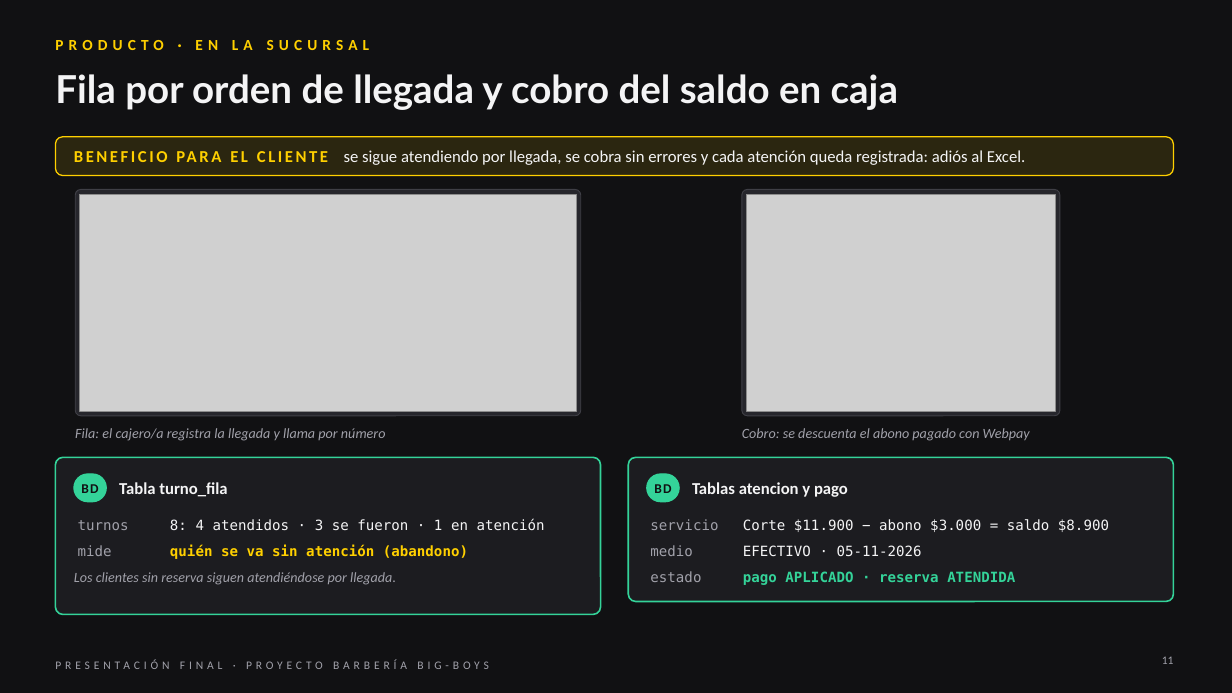
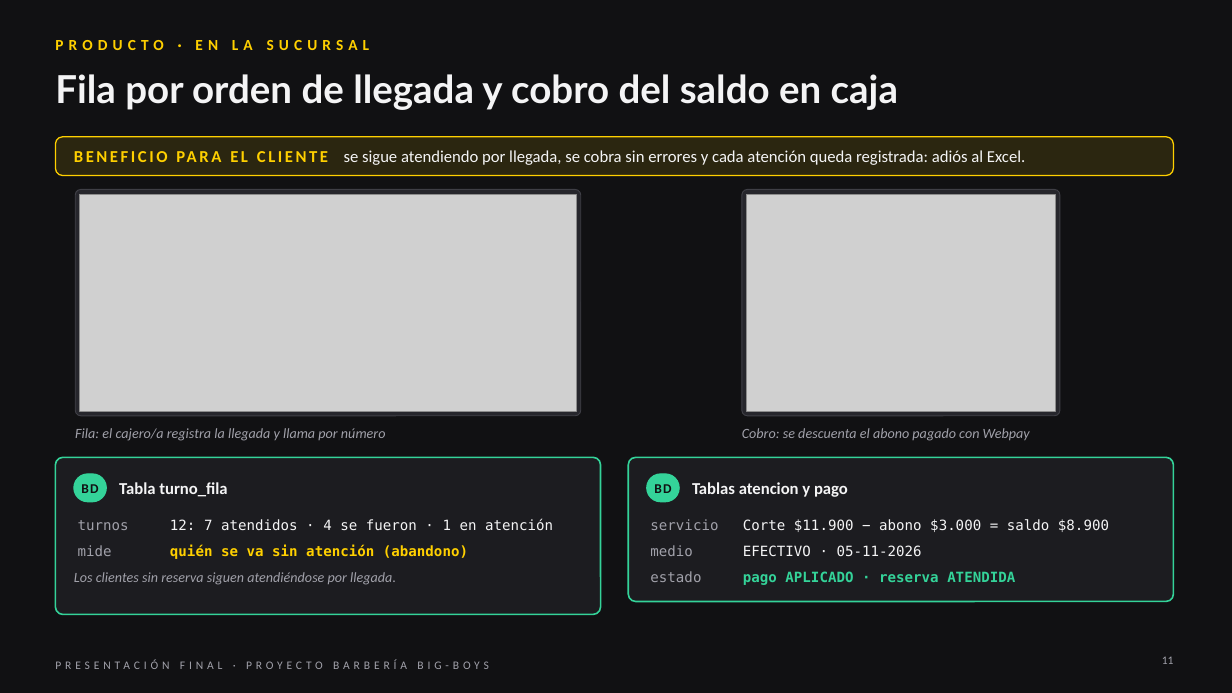
Before and after one commit to Yerko-Rosales/Proyecto_Barberia, a slide deck: slide 11 of Fase 3/Evidencias Grupales/Presentación Final del proyecto (Español).pptx. Drawn at 1232x693 pixels with LibreOffice and Linux fonts; fonts in the diff are those of the drawing; grey boxes stand for pictures. Boxes give left, top, right and bottom in pixels: in the first picture for what was removed or moved away, otherwise in the second. Text is boxed around its words. In the diff, an @@ line names an element or a change of style, - is before the commit and + after.

```diff
--- a/Fase 3/Evidencias Grupales/Presentación Final del proyecto (Español).pptx
+++ b/Fase 3/Evidencias Grupales/Presentación Final del proyecto (Español).pptx
@@ table at (74,513,582,605) @@
-row 1, column 2: 8: 4 atendidos · 3 se fueron · 1 en atención
+row 1, column 2: 12: 7 atendidos · 4 se fueron · 1 en atención
```
Also in this commit, not shown: 7 other slides changed, 31 other files.
